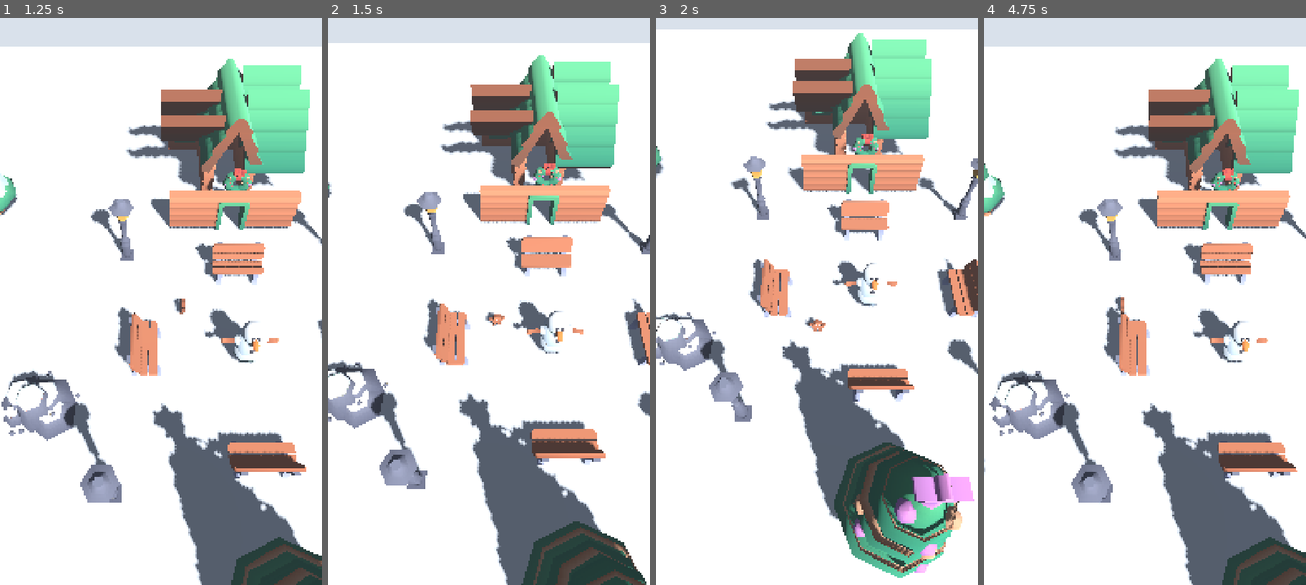
Above: before the commit, frames 1-4 (left to right).
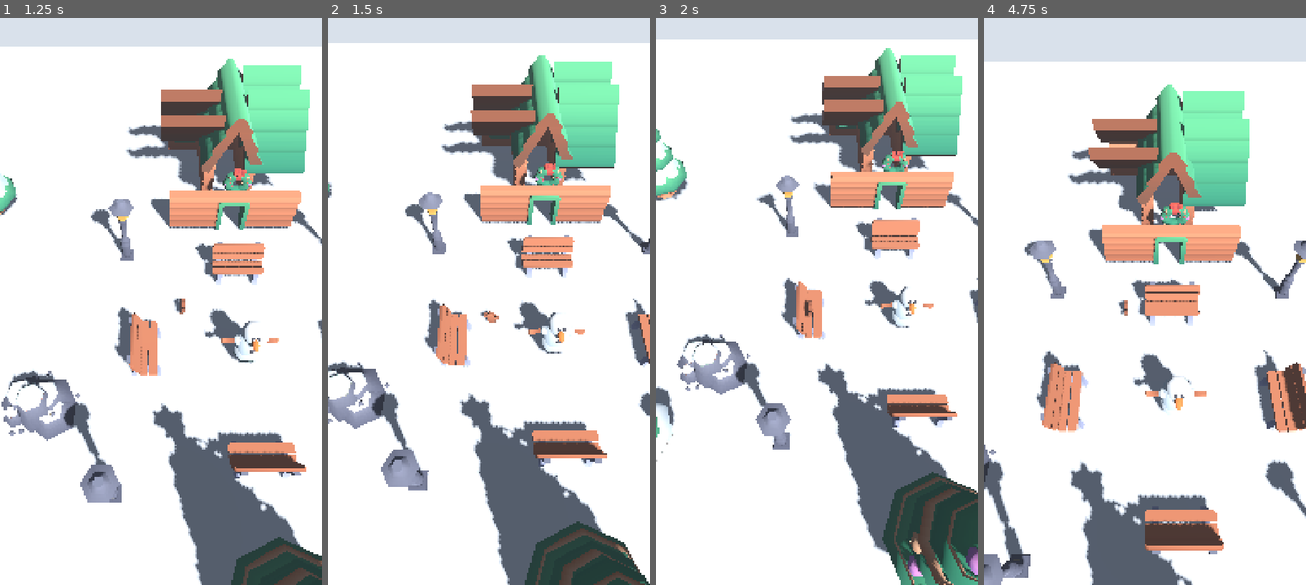
Above: after the commit, the same moments.

Repository: appwesh/focustown-rn-godot
Game: Godot game, scene res://scenes/main/town.tscn
The game is run twice, just before and just after one commit, with the same random seed, the same clock (stepped at 60 frames per second) and the same inputs.
Inputs (mouse positions are in pixels of both pictures, inside the frame that each line leads up to):
- Up to frame 1 (1.25 s): move the mouse to (231, 267) at 0.52 s; hold D (move_right) from 0.53 s (still down); hold E (interact) from 0.53 s (still down); click (231, 267) at 0.67 s
- Up to frame 2 (1.5 s): move the mouse to (424, 329) at 1.27 s; release D (move_right) at 1.28 s; release E (interact) at 1.28 s; hold S (move_down) from 1.28 s (still down); tap E (interact) at 1.35 s; click (424, 329) at 1.42 s
- Up to frame 3 (2 s): keep holding S (move_down)
- Up to frame 4 (4.75 s): move the mouse to (1177, 171) at 2.02 s; release S (move_down) at 2.03 s; hold D (move_right) 2.03-2.78 s; hold E (interact) 2.03-2.78 s; click (1177, 171) at 2.17 s; move the mouse to (1128, 414) at 2.77 s; hold W (move_up) 2.78-3.53 s; tap E (interact) at 2.85, 4.35 s; click (1128, 414) at 2.92 s; move the mouse to (1241, 386) at 3.52 s; hold E (interact) 3.53-4.28 s; hold A (move_left) from 3.53 s (still down); click (1241, 386) at 3.67 s; move the mouse to (1048, 210) at 4.27 s; click (1048, 210) at 4.42 s

Frame 1 is identical in both runs. In frame 2, 5.0% of the frame differs, in the area x 0-100%, y 6-100%; in frame 3, 38%; in frame 4, 45%, in the area x 0-100%, y 5-100%.

Commit message:
new home screen and gameplay interaction

Diff:
--- a/godot/autoload/RNBridge.gd
+++ b/godot/autoload/RNBridge.gd
@@ -11,6 +11,12 @@
 
 ## Callback from React Native for session completion
 var _session_complete_callback: Callable
+
+## Callback from React Native when player sits at a study spot
+var _player_seated_callback: Callable
+
+## Current study spot the player is seated at
+var _current_seated_spot: Node3D = null
 
 
 func _ready() -> void:
@@ -36,9 +42,51 @@
 	print("[RNBridge] Session callback registered")
 
 
+## Register callback from RN when player sits at a study spot
+func set_player_seated_callback(callback: Callable) -> void:
+	_player_seated_callback = callback
+	print("[RNBridge] Player seated callback registered")
+
+
+## Called internally when player sits at a study spot
+## Notifies RN to show the session setup modal
+func on_player_seated_at_spot(spot: Node3D) -> void:
+	_current_seated_spot = spot
+	print("[RNBridge] Player seated at spot: ", spot.name)
+	if _player_seated_callback.is_valid():
+		_player_seated_callback.call()
+		print("[RNBridge] Player seated callback invoked")
+	else:
+		print("[RNBridge] No player seated callback registered")
+
+
+## Called from RN when user confirms session setup and starts the session
+## Duration is controlled by RN timer, Godot just tracks state
+func start_session_from_rn() -> void:
+	if _current_seated_spot:
+		print("[RNBridge] Starting session from RN")
+		FocusSessionManager.start_session(_current_seated_spot)
+	else:
+		print("[RNBridge] Cannot start session - no seated spot")
+
+
+## Called from RN when user cancels the session setup modal
+## Player stands up and returns to idle
+func cancel_session_setup() -> void:
+	print("[RNBridge] Session setup cancelled")
+	_current_seated_spot = null
+
+	# Make player stand up
+	var players := get_tree().get_nodes_in_group("player")
+	if players.size() > 0:
+		var player: Player = players[0]
+		player.stand_up()
+
+
 ## Called when session ends - calls the RN callback
 func _on_session_ended(duration_seconds: int, coins_earned: int) -> void:
 	print("[RNBridge] Session ended: ", duration_seconds, "s, ", coins_earned, " coins")
+	_current_seated_spot = null
 	if _session_complete_callback.is_valid():
 		_session_complete_callback.call(duration_seconds, coins_earned)
 		print("[RNBridge] Callback invoked")
@@ -74,14 +122,15 @@
 	}
 
 
-## End current session from RN (e.g., when app goes to background)
+## End current session from RN (e.g., timer complete or user stops early)
 func end_session() -> Dictionary:
 	if not FocusSessionManager.is_focusing():
 		return {"success": false, "reason": "no_active_session"}
 
+	var duration := FocusSessionManager.get_elapsed_seconds()
 	var coins := FocusSessionManager.end_session()
 	return {
 		"success": true,
-		"duration": FocusSessionManager.get_elapsed_seconds(),
+		"duration": duration,
 		"coins_earned": coins
 	}
--- a/godot/scripts/player/player_controller.gd
+++ b/godot/scripts/player/player_controller.gd
@@ -7,13 +7,16 @@
 @export var rotation_speed: float = 10.0
 ## Gravity strength
 @export var gravity: float = 20.0
-
-enum State { MOVING, SITTING }
-
-var _state: State = State.MOVING
+## Distance threshold to consider "arrived" at target
+@export var arrival_threshold: float = 0.5
+
+enum State { IDLE, WALKING_TO_SPOT, SITTING }
+
+var _state: State = State.IDLE
 var _target_rotation: float = 0.0
 var _nearby_study_spot: StudySpot = null
 var _current_spot: StudySpot = null
+var _target_spot: StudySpot = null  # Spot we're walking towards
 
 # Idle bobbing
 var _bob_time: float = 0.0
@@ -27,6 +30,9 @@
 	if _model:
 		_base_y = _model.position.y
 
+	# Add player to group for easy lookup
+	add_to_group("player")
+
 	# Connect to RNBridge interact signal
 	RNBridge.interact_triggered.connect(_on_interact)
 
@@ -35,17 +41,26 @@
 
 
 func _physics_process(delta: float) -> void:
-	if _state == State.SITTING:
-		# Don't move while sitting
-		velocity = Vector3.ZERO
-		return
-
+	match _state:
+		State.SITTING:
+			# Don't move while sitting
+			velocity = Vector3.ZERO
+			return
+
+		State.WALKING_TO_SPOT:
+			_process_walk_to_spot(delta)
+
+		State.IDLE:
+			_process_idle(delta)
+
+
+func _process_idle(delta: float) -> void:
 	# Idle bobbing animation
 	_bob_time += delta * bob_speed
 	if _model:
 		_model.position.y = _base_y + sin(_bob_time) * bob_amount
 
-	# Get input direction
+	# Get input direction (joystick or keyboard)
 	var input_dir := _get_input_direction()
 
 	# Convert to 3D movement (XZ plane)
@@ -73,6 +88,75 @@
 	move_and_slide()
 
 
+func _process_walk_to_spot(delta: float) -> void:
+	if not _target_spot:
+		_state = State.IDLE
+		return
+
+	# Idle bobbing while walking
+	_bob_time += delta * bob_speed * 1.5  # Faster bob when walking
+	if _model:
+		_model.position.y = _base_y + sin(_bob_time) * bob_amount
+
+	# Calculate direction to target
+	var target_pos := _target_spot.get_sit_position()
+	var to_target := target_pos - global_position
+	to_target.y = 0  # Ignore vertical difference
+
+	var distance := to_target.length()
+
+	# Check if arrived
+	if distance < arrival_threshold:
+		_on_arrived_at_spot()
+		return
+
+	# Move towards target
+	var direction := to_target.normalized()
+	velocity.x = direction.x * move_speed
+	velocity.z = direction.z * move_speed
+
+	# Apply gravity
+	if not is_on_floor():
+		velocity.y -= gravity * delta
+
+	# Face movement direction
+	_target_rotation = atan2(direction.x, direction.z)
+	rotation.y = lerp_angle(rotation.y, _target_rotation, rotation_speed * delta)
+
+	move_and_slide()
+
+
+func _on_arrived_at_spot() -> void:
+	print("[Player] Arrived at study spot")
+	velocity = Vector3.ZERO
+
+	var spot := _target_spot
+	_target_spot = null
+
+	# Notify the spot we've arrived
+	if spot:
+		spot.on_player_arrived(self)
+
+
+## Start walking to a study spot (called when spot is tapped)
+func walk_to_spot(spot: StudySpot) -> void:
+	if _state == State.SITTING:
+		print("[Player] Can't walk while sitting")
+		return
+
+	print("[Player] Walking to spot: ", spot.name)
+	_target_spot = spot
+	_state = State.WALKING_TO_SPOT
+
+
+## Cancel walking to spot (e.g., if user taps elsewhere)
+func cancel_walk() -> void:
+	if _state == State.WALKING_TO_SPOT:
+		_target_spot = null
+		_state = State.IDLE
+		velocity = Vector3.ZERO
+
+
 func _get_input_direction() -> Vector2:
 	var input_dir := Vector2.ZERO
 
@@ -80,10 +164,16 @@
 	var rn_input := RNBridge.get_joystick_input()
 	if rn_input.length() > 0.05:
 		input_dir = rn_input
+		# Cancel auto-walk if user uses joystick
+		if _state == State.WALKING_TO_SPOT:
+			cancel_walk()
 	else:
 		# Fallback to keyboard input
 		input_dir.x = Input.get_axis("move_left", "move_right")
 		input_dir.y = Input.get_axis("move_up", "move_down")
+		# Cancel auto-walk if user uses keyboard
+		if input_dir.length() > 0.1 and _state == State.WALKING_TO_SPOT:
+			cancel_walk()
 
 	if input_dir.length() > 1.0:
 		input_dir = input_dir.normalized()
@@ -98,9 +188,9 @@
 		print("[Player] Standing up...")
 		stand_up()
 	elif _nearby_study_spot:
-		# Start session at nearby spot
-		print("[Player] Interacting with study spot...")
-		_nearby_study_spot.interact()
+		# Walk to nearby spot (legacy interact behavior)
+		print("[Player] Walking to nearby study spot...")
+		walk_to_spot(_nearby_study_spot)
 	else:
 		print("[Player] No study spot nearby")
 
@@ -123,6 +213,7 @@
 func sit_at_spot(spot: StudySpot) -> void:
 	_state = State.SITTING
 	_current_spot = spot
+	_target_spot = null
 
 	# Move to sit position
 	global_position = spot.get_sit_position()
@@ -137,14 +228,12 @@
 	if _state != State.SITTING:
 		return
 
-	_state = State.MOVING
+	_state = State.IDLE
 	_current_spot = null
-
-	# End the session
-	FocusSessionManager.end_session()
 
 
 func _on_session_ended(_duration: int, _coins: int) -> void:
 	# Make sure we stand up when session ends
-	_state = State.MOVING
-	_current_spot = null
+	if _state == State.SITTING:
+		_state = State.IDLE
+		_current_spot = null
--- a/godot/scripts/world/study_spot.gd
+++ b/godot/scripts/world/study_spot.gd
@@ -1,6 +1,7 @@
 extends Area3D
 class_name StudySpot
 ## A spot where the player can sit and start a focus session
+## Tappable - player auto-walks to it when tapped
 
 ## Position offset for the player when sitting
 @export var sit_offset := Vector3(0, 0.3, 0)
@@ -14,21 +15,55 @@
 	body_entered.connect(_on_body_entered)
 	body_exited.connect(_on_body_exited)
 
+	# Enable input events for tap detection
+	# Must be on a collision layer for ray picking to work
+	input_ray_pickable = true
+	collision_layer = 2  # Layer 2 for interactables (layer 1 is player/world)
+
 	# Make sure collision is set up
 	monitoring = true
 	monitorable = false
 
 
+## Handle tap/click input on this study spot
+func _input_event(_camera: Camera3D, event: InputEvent, _position: Vector3, _normal: Vector3, _shape_idx: int) -> void:
+	if event is InputEventMouseButton or event is InputEventScreenTouch:
+		if event.pressed:
+			print("[StudySpot] Tapped!")
+			_on_tapped()
+
+
+func _on_tapped() -> void:
+	if FocusSessionManager.is_focusing():
+		print("[StudySpot] Already in a session, ignoring tap")
+		return
+
+	# Find the player and tell them to walk to this spot
+	var player := _find_player()
+	if player:
+		print("[StudySpot] Telling player to walk here")
+		player.walk_to_spot(self)
+
+
+func _find_player() -> Player:
+	# Try to find player in scene tree
+	var players := get_tree().get_nodes_in_group("player")
+	if players.size() > 0:
+		return players[0] as Player
+
+	# Fallback: search from root
+	var root := get_tree().get_root()
+	return root.find_child("Player", true, false) as Player
+
+
 func _on_body_entered(body: Node3D) -> void:
-	print("[StudySpot] Body entered: ", body.name, " is Player: ", body is Player)
 	if body is Player:
 		_player_in_range = body
 		body.set_nearby_study_spot(self)
-		print("[StudySpot] Player in range!")
+		print("[StudySpot] Player in range")
 
 
 func _on_body_exited(body: Node3D) -> void:
-	print("[StudySpot] Body exited: ", body.name)
 	if body is Player and _player_in_range == body:
 		_player_in_range = null
 		body.clear_nearby_study_spot(self)
@@ -43,7 +78,16 @@
 	return deg_to_rad(sit_rotation) + rotation.y
 
 
+## Called when player arrives at this spot (from auto-walk)
+func on_player_arrived(player: Player) -> void:
+	if not FocusSessionManager.is_focusing():
+		player.sit_at_spot(self)
+		# Notify RN that player is seated (RN will show session setup modal)
+		RNBridge.on_player_seated_at_spot(self)
+
+
+## Legacy interact for keyboard/button - now just triggers walk
 func interact() -> void:
 	if _player_in_range and not FocusSessionManager.is_focusing():
 		_player_in_range.sit_at_spot(self)
-		FocusSessionManager.start_session(self)
+		RNBridge.on_player_seated_at_spot(self)
Not shown, changed: apps/mobile/app/_layout.tsx
Not shown, changed: apps/mobile/app/game.tsx
Not shown, added: apps/mobile/app/home.tsx
Not shown, changed: apps/mobile/app/index.tsx
Not shown, added: apps/mobile/assets/ui/bean.png
Not shown, added: apps/mobile/assets/ui/bostonlibrary.png
Not shown, added: apps/mobile/assets/ui/home.png
Not shown, added: apps/mobile/assets/ui/koreacafe.png
Not shown, added: apps/mobile/assets/ui/settings.png
Not shown, added: apps/mobile/components/session/abandon-confirm-modal.tsx
Not shown, added: apps/mobile/components/session/active-session-overlay.tsx
Not shown, added: apps/mobile/components/session/break-timer-modal.tsx
(and 12 more such lines)
